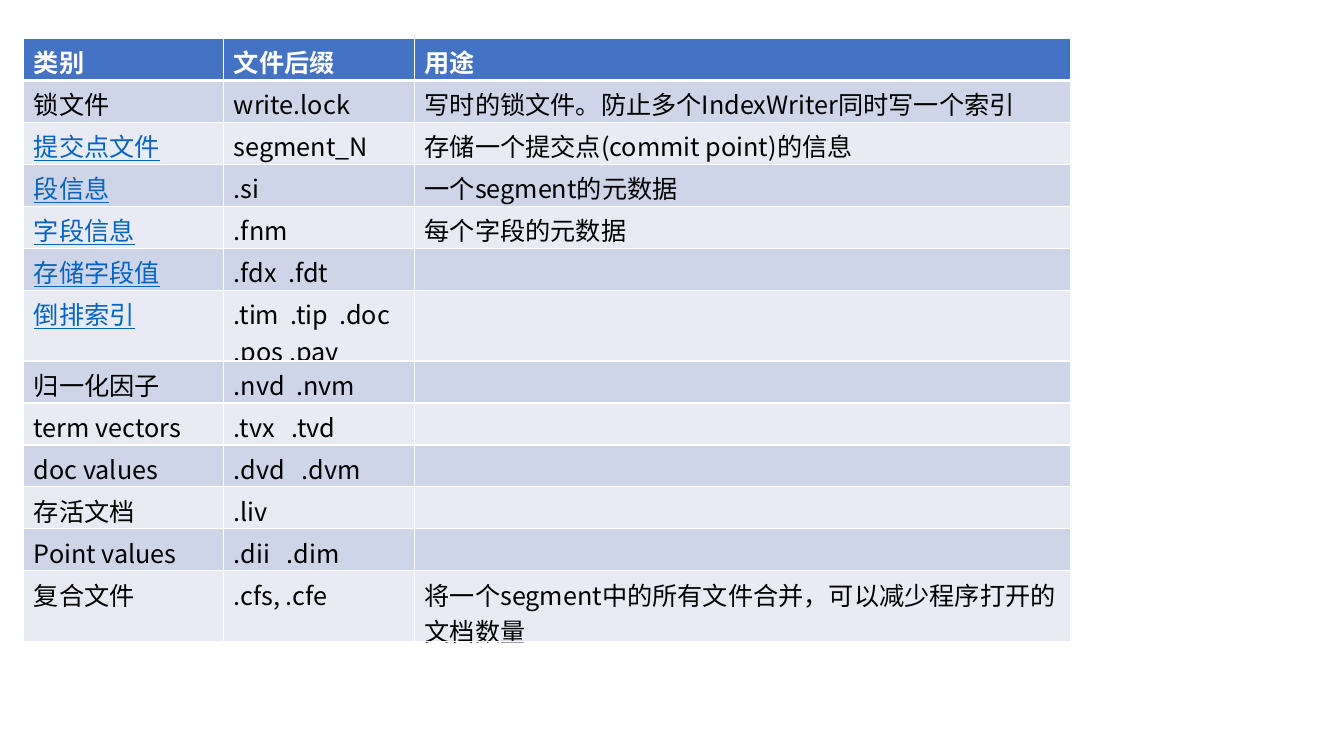
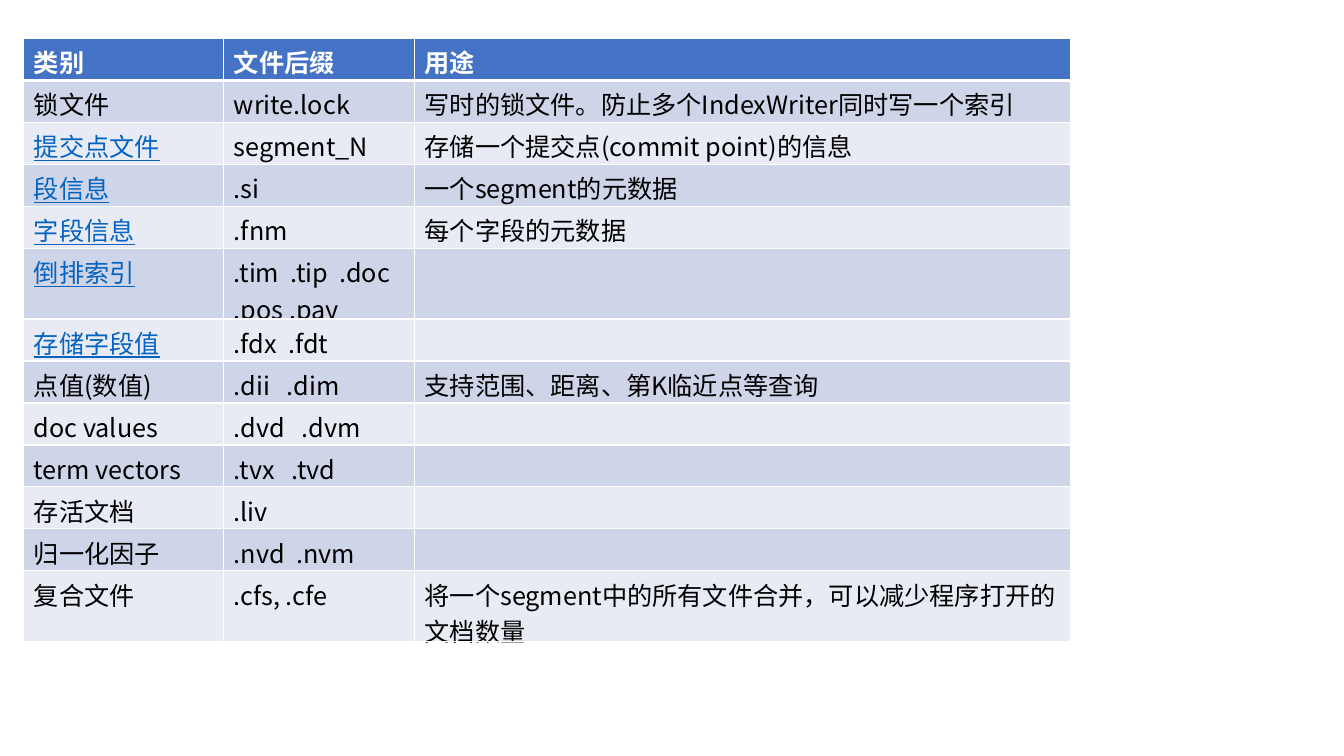
Before and after one commit to zouxiang1993/lucene-8.0.0, a slide deck: slide 2 of core/notes/lucene/codec/索引文件格式/Lucene索引文件.pptx. Drawn at 1344x756 pixels with LibreOffice and Linux fonts; fonts in the diff are those of the drawing. Boxes give left, top, right and bottom in pixels: in the first picture for what was removed or moved away, otherwise in the second. Text is boxed around its words. In the diff, an @@ line names an element or a change of style, - is before the commit and + after.

Commit message:
point values索引文件格式

```diff
--- a/core/notes/lucene/codec/索引文件格式/Lucene索引文件.pptx
+++ b/core/notes/lucene/codec/索引文件格式/Lucene索引文件.pptx
@@ table at <box>24,38,1071,647</box> @@
+row 6: 倒排索引 | .tim .tip .doc / .pos .pay | 
-row 7: 倒排索引 | .tim .tip .doc / .pos .pay | 
+row 8: 点值(数值) | .dii .dim | 支持范围、距离、第K临近点等查询
+row 9: doc values | .dvd .dvm | 
+row 10: term vectors | .tvx .tvd | 
+row 11: 存活文档 | .liv | 
-row 9: term vectors | .tvx .tvd | 
-row 10: doc values | .dvd .dvm | 
-row 11: 存活文档 | .liv | 
-row 12: Point values | .dii .dim | 
```
Also in this commit, not shown: 6 other slides changed, 7 slides added, 3 other files.
